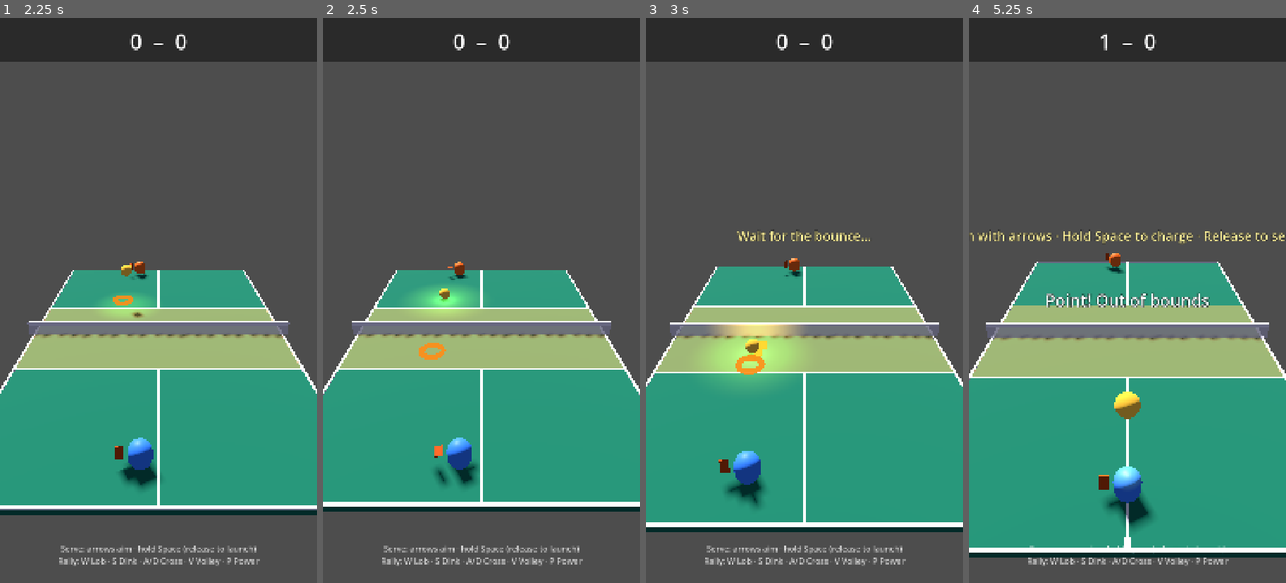
Above: before the commit, frames 1-4 (left to right).
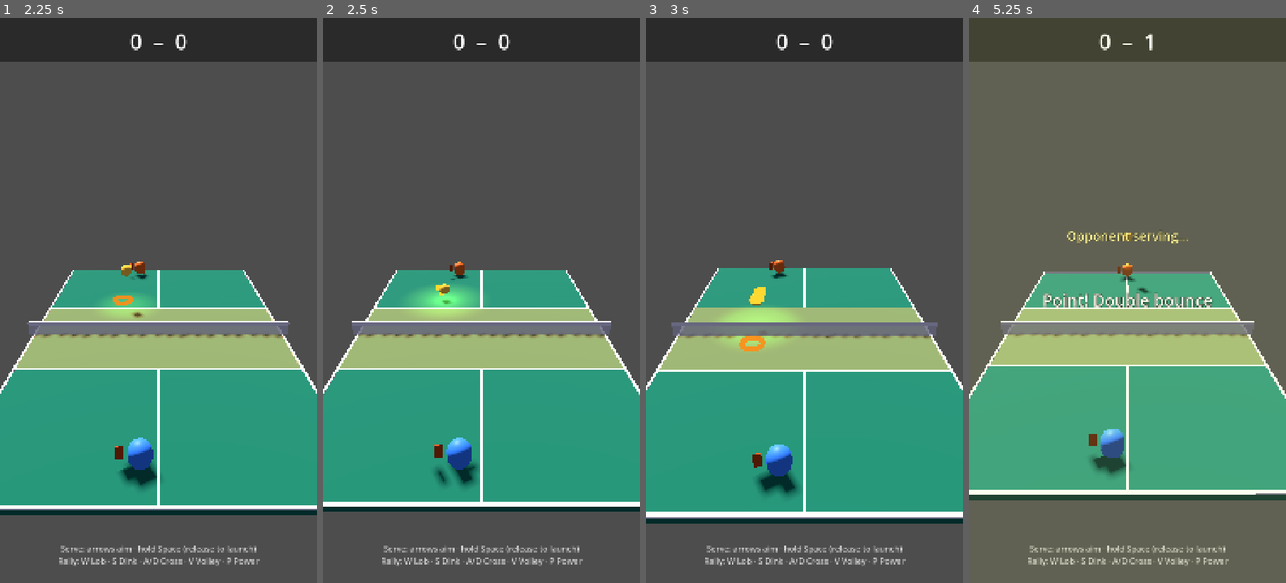
Above: after the commit, the same moments.

Repository: altafhssn/pickleball
Game: Godot game, scene res://scenes/Main.tscn
Same seed, same stepped clock (60 frames per second), same inputs: the game is played once before the commit and once after it.
Inputs (mouse positions are in pixels of both pictures, inside the frame that each line leads up to):
- Up to frame 1 (2.25 s): click "▶ Quick Match" at 0.5 s; tap Enter at 1.25 s; move the mouse to (228, 272) at 1.27 s; hold Right 1.28-2 s; hold V 1.28-2 s; click (228, 272) at 1.42 s; tap Space at 1.52 s; drag from (95, 328) to (142, 413) at 2.02 s
- Up to frame 2 (2.5 s): no input
- Up to frame 3 (3 s): move the mouse to (836, 176) at 2.77 s; hold Right from 2.78 s (still down); hold V from 2.78 s (still down)
- Up to frame 4 (5.25 s): release Right at 3.5 s; release V at 3.5 s; drag from (1111, 413) to (1032, 215) at 3.52 s; move the mouse to (1222, 385) at 4.27 s; hold Left 4.28-5 s; hold V 4.28-5 s; tap Space at 4.52 s; drag from (1032, 215) to (1079, 159) at 5.02 s

Frame 1 is identical in both runs. In frame 2, 0.3% of the frame differs, in the area x 30-41%, y 43-78%; in frame 3, 10%; in frame 4, 50%, in the area x 0-100%, y 0-96%.

Commit message:
[ball] More visible bounce off the court
Bounce coefficient was 0.28 — ball was flopping on impact and dying
almost immediately. Bumped to 0.55 (closer to a real wiffle ball on a
hard court) so you can actually see the ball pop off the court when
it lands. Also dropped friction 0.85 → 0.55 so the ball doesn't grab
the court like a sticker.

Trajectory check: a serve landing at -5 m/s vy now rebounds to
~2.75 m/s up = 0.38m peak height. Visible. Three or four bounces
before the rest-stop kicks in.

Co-Authored-By: Claude Opus 4.7 <noreply@anthropic.com>

Diff:
--- a/scenes/Gameplay/Ball.tscn
+++ b/scenes/Gameplay/Ball.tscn
@@ -17,8 +17,8 @@
 emission_energy_multiplier = 0.3
 
 [sub_resource type="PhysicsMaterial" id="PhysicsMaterial_d4xkn"]
-bounce = 0.28
-friction = 0.85
+bounce = 0.55
+friction = 0.55
 
 [node name="Ball" type="RigidBody3D"]
 mass = 0.5
